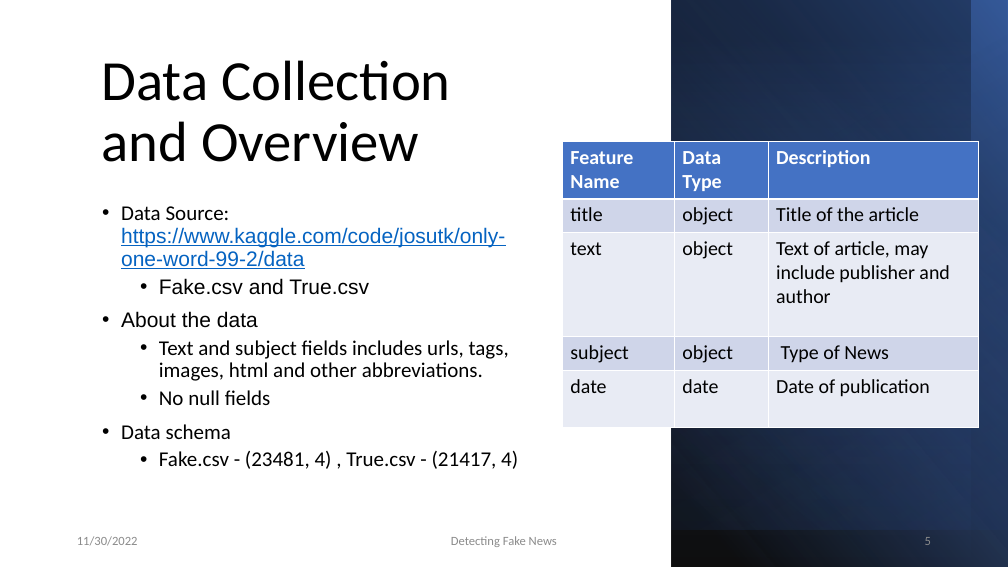
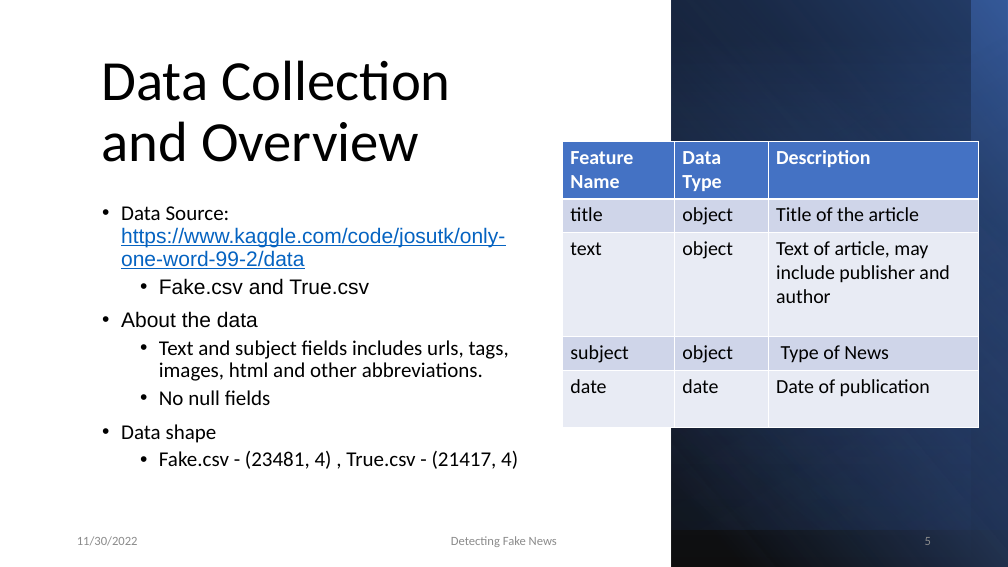
Before and after one commit to blasher565/dm_cs522, a slide deck: slide 5 of final project/Powerpoint/lash_final_fakenews.pptx. Drawn at 1008x567 pixels with LibreOffice and Linux fonts; fonts in the diff are those of the drawing. Boxes give left, top, right and bottom in pixels: in the first picture for what was removed or moved away, otherwise in the second. Text is boxed around its words. In the diff, an @@ line names an element or a change of style, - is before the commit and + after.

Commit message:
update ppt

```diff
--- a/final project/Powerpoint/lash_final_fakenews.pptx
+++ b/final project/Powerpoint/lash_final_fakenews.pptx
@@ text at box(121, 424, 217, 443): text changed @@
-• Data schema
+• Data shape
```
Also in this commit, not shown: 1 other file.
